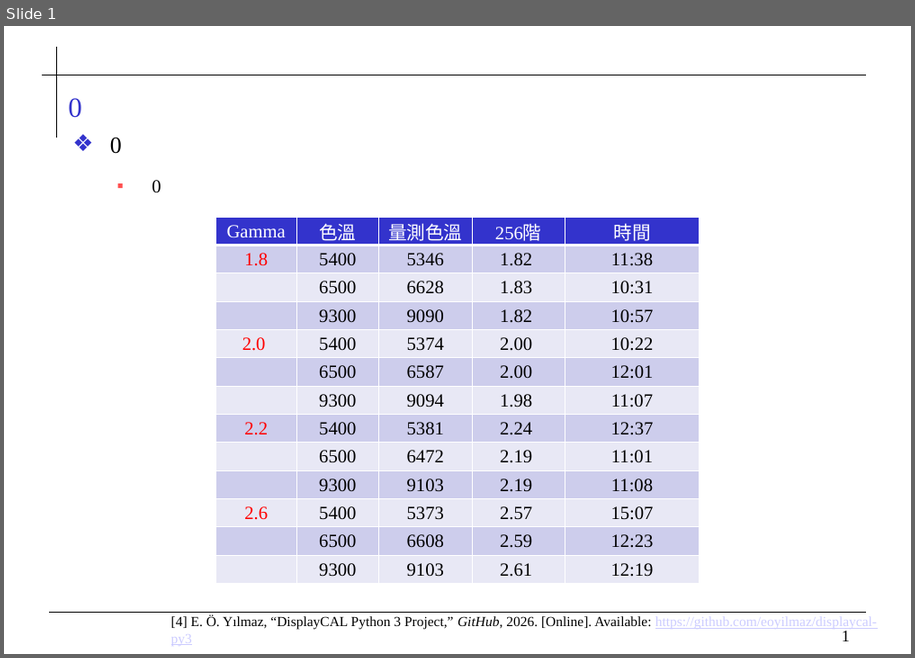
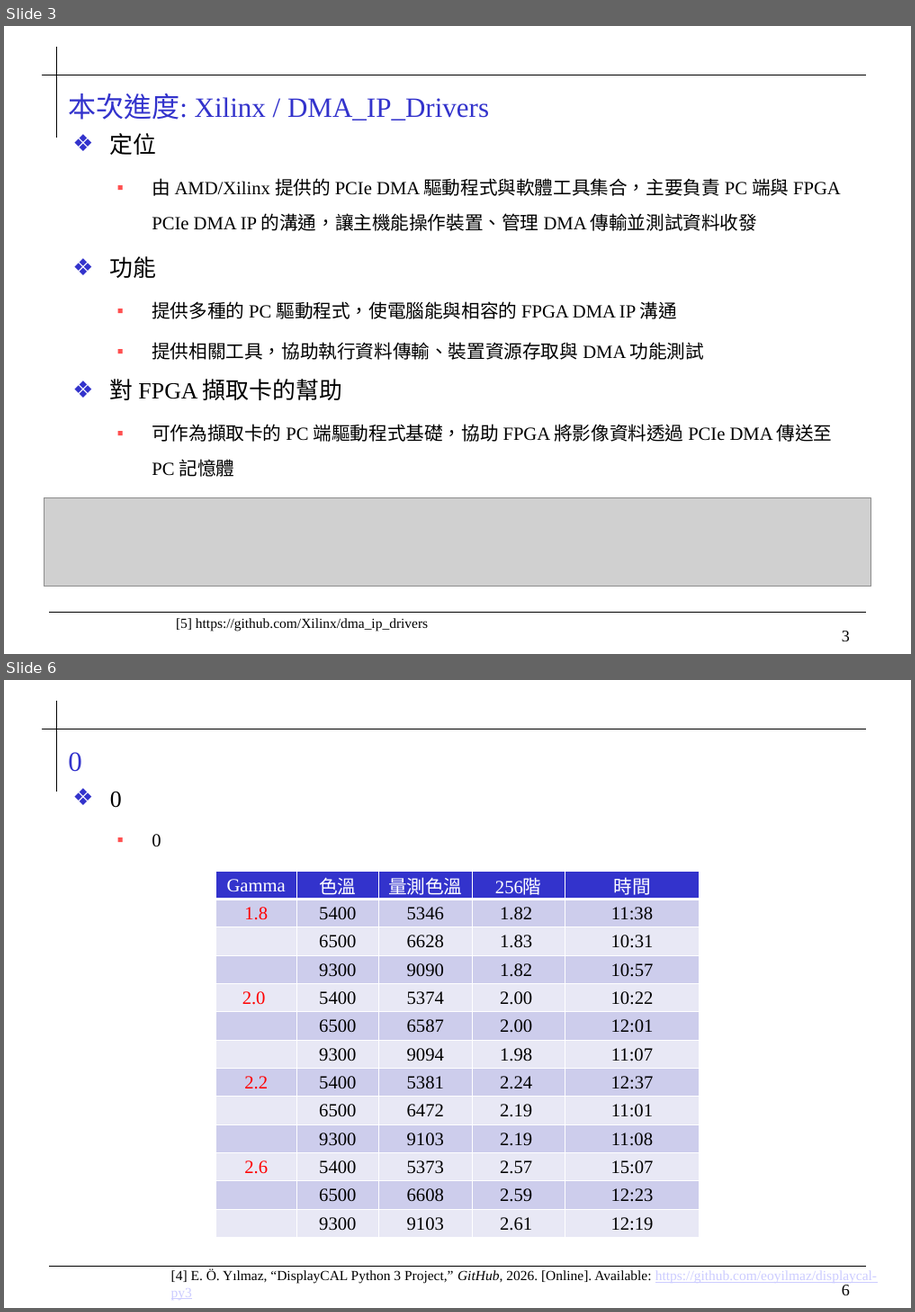
Before and after one commit to 0ilasis0/home, a slide deck: temp.pptx. Shown one above the other, each under a label of ours: slide 1 before the commit, slides 3 and 6 after it; the slides between them are not shown. The pictures are 915x658 and 915x1312 pixels, drawn with LibreOffice and Linux fonts; fonts in the diff are those of the drawing; grey boxes stand for pictures; background and template pictures are left out. Boxes give left, top, right and bottom in pixels: in the first picture for what was removed or moved away, otherwise in the second. Text is boxed around its words. In the diff, an @@ line names an element or a change of style, - is before the commit and + after.

```diff
--- a/temp.pptx
+++ b/temp.pptx
@@ slide 3 added at [4,26,911,654], background #FFFFFF; not listed: 4 template elements that a slide beside it also shows @@
@@ title added at [68,94,489,120], 24 pt, text #3333CC @@
+本次進度: Xilinx / DMA_IP_Drivers
@@ text added at [110,133,841,477], 16 pt, text #000000 @@
+❖ 定位
+  ▪ 由 AMD/Xilinx 提供的 PCIe DMA 驅動程式與軟體工具集合，主要負責 PC 端與 FPGA PCIe DMA IP 的溝通，讓主機能操作裝置、管理 DMA 傳輸並測試資料收發
+❖ 功能
+  ▪ 提供多種的 PC 驅動程式，使電腦能與相容的 FPGA DMA IP 溝通
+  ▪ 提供相關工具，協助執行資料傳輸、裝置資源存取與 DMA 功能測試
+❖ 對 FPGA 擷取卡的幫助
+  ▪ 可作為擷取卡的 PC 端驅動程式基礎，協助 FPGA 將影像資料透過 PCIe DMA 傳送至 PC 記憶體
@@ picture added at [44,498,872,588] @@
@@ text added at [176,618,428,632], 12 pt, text #000000 @@
+[5] https://github.com/Xilinx/dma_ip_drivers
@@ what was slide 1 is now slide 6 @@
@@ page number at [842,1285,850,1296]: text changed @@
-1
+6
```
Also in this commit, not shown: 4 other slides added, 1 other file.
